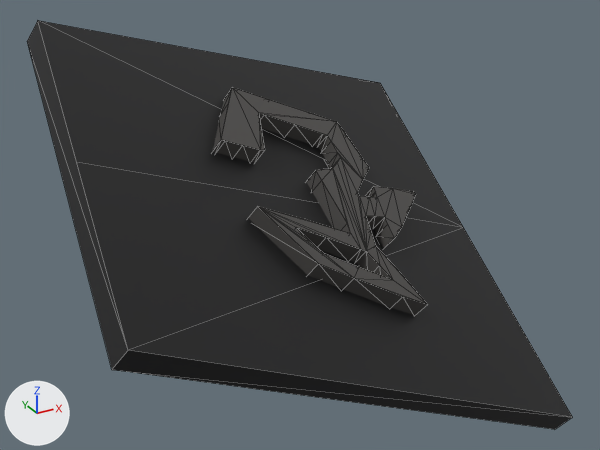
The OBJ model src/main/resources/assets/stargate/models/DHD/012.obj: old version first, new version second.
Before and after are seen from a 50 mm camera at (0.2286, -0.1076, 0.9356) aimed at (0.3185, 0.0558, 0.8539). The axes (+X, +Y, +Z) are drawn at lower left. The lights are the same throughout. The first picture is the older version. Mesh edges are drawn as thin lines. Where no turn or scale is listed for an object, it has been applied to the vertices.

In view in the first picture: '012'.
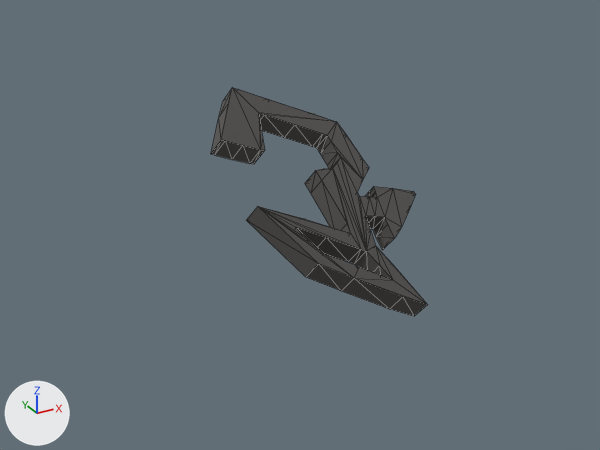
Patch to the scene script:
```diff
--- a/src/main/resources/assets/stargate/models/DHD/012.obj.py
+++ b/src/main/resources/assets/stargate/models/DHD/012.obj.py
@@ me_012 @@
 # used by ob_012; location = (0.0, 0.0, 0.0)
-me_012.from_pydata(...)  # 142 vertices, 212 faces; spans x 0.2577..0.3757, y 0.0056..0.11, z 0.8078..0.9041
+me_012.from_pydata(...)  # 132 vertices, 198 faces; spans x 0.2962..0.3531, y 0.0227..0.0754, z 0.8402..0.8856
+# me_012 part 1: the loose piece of 10 vertices spanning x 0.2577..0.3757, y 0.0056..0.11, z 0.8078..0.9041 is deleted
 me_012.materials.append(mat_glyph)
```

What differs and where, as boxes [x1, y1, x2, y2] in the pictures (600 x 450 px):
'012', reshaped (60% narrower, 44% shorter): before [27, 21, 572, 429]; after [211, 88, 428, 316]
part 1 of me_012, deleted: before [27, 21, 572, 429]
